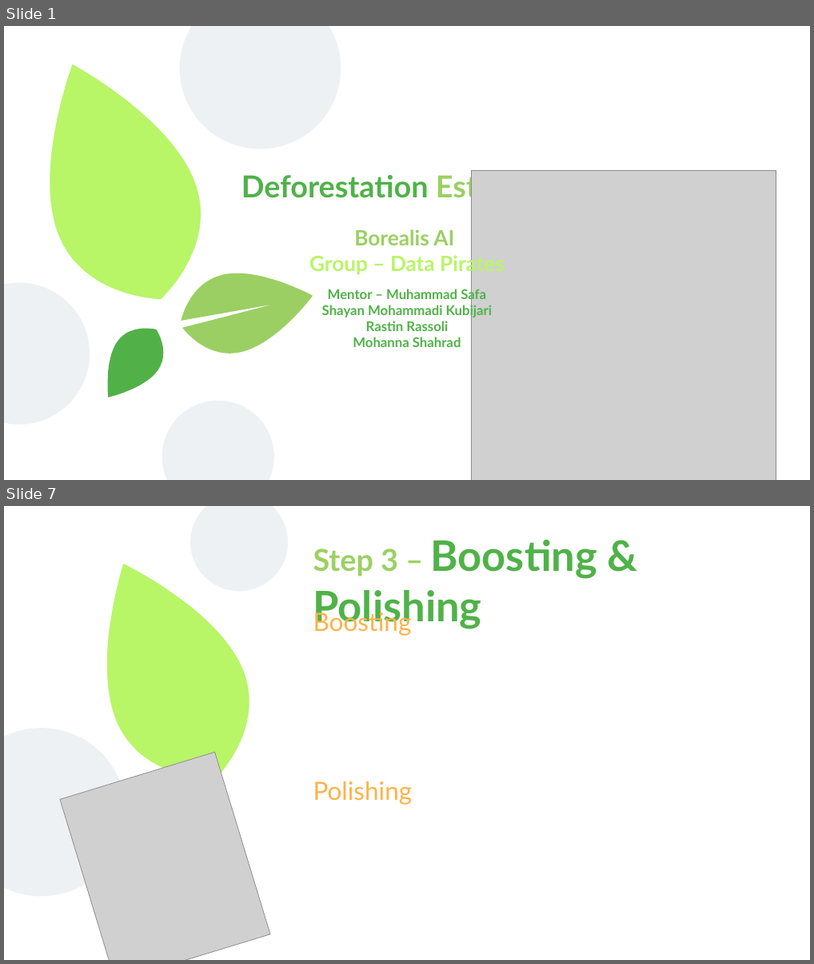
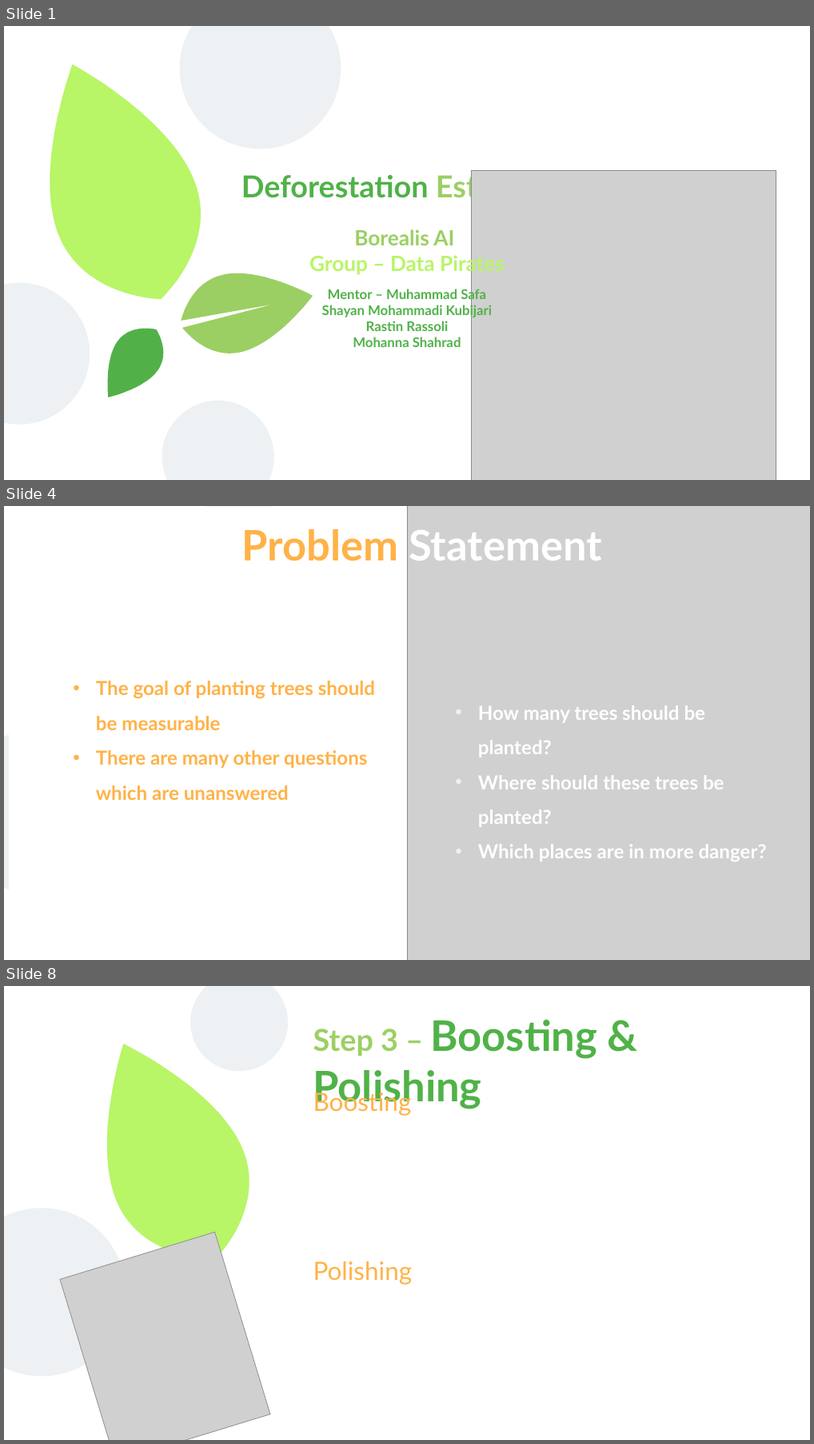
Before and after one commit to mohannashahrad/Borealis_AI_Plant_Tree_Project, a slide deck: Presentation.pptx. Shown one above the other, each under a label of ours: slides 1 and 7 before the commit, slides 1, 4 and 8 after it; the slides between them are not shown. The pictures are 814x964 and 814x1444 pixels, drawn with LibreOffice and Linux fonts; fonts in the diff are those of the drawing; grey boxes stand for pictures. Boxes give left, top, right and bottom in pixels: in the first picture for what was removed or moved away, otherwise in the second. Text is boxed around its words. In the diff, an @@ line names an element or a change of style, - is before the commit and + after.

Commit message:
Presentation_Text_1-5

```diff
--- a/Presentation.pptx
+++ b/Presentation.pptx
@@ slide 4 added at bbox=[4, 506, 810, 960], background #B8F567; not listed: 3 template elements that a slide beside it also shows @@
@@ rectangle added at bbox=[10, 508, 810, 960], fill #FFFFFF, outline #FFFFFF 2 pt @@
@@ text added at bbox=[242, 529, 602, 561], 50 pt, text #FFFFFF, bold @@
+Problem Statement
@@ rectangle added at bbox=[407, 506, 810, 960], fill #000000, outline #FFFFFF 2 pt @@
@@ picture added at bbox=[407, 506, 810, 960] @@
@@ text added at bbox=[96, 680, 375, 800], 23 pt, text #FFB248, bold @@
+• The goal of planting trees should be measurable
+• There are many other questions which are unanswered
@@ text added at bbox=[478, 705, 767, 861], 23 pt, text #FFFFFF, bold @@
+• How many trees should be planted?
+• Where should these trees be planted?
+• Which places are in more danger?
@@ what was slide 7 is now slide 8 @@
```
Also in this commit, not shown: 5 slides changed.
